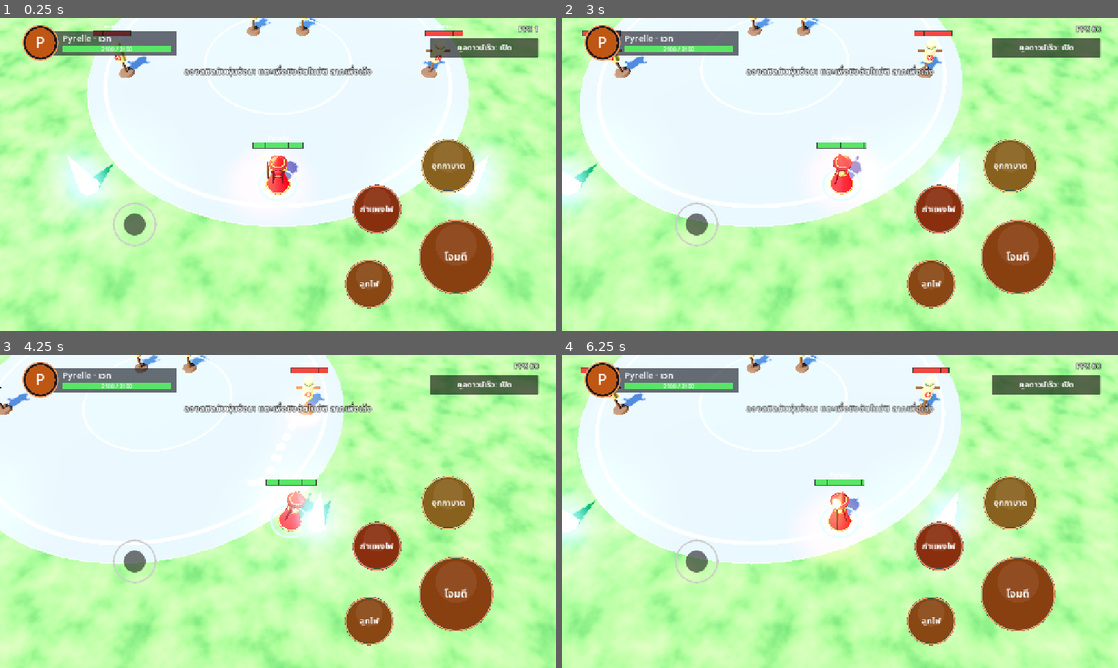
Above: before the commit, frames 1-4 (two rows, left to right).
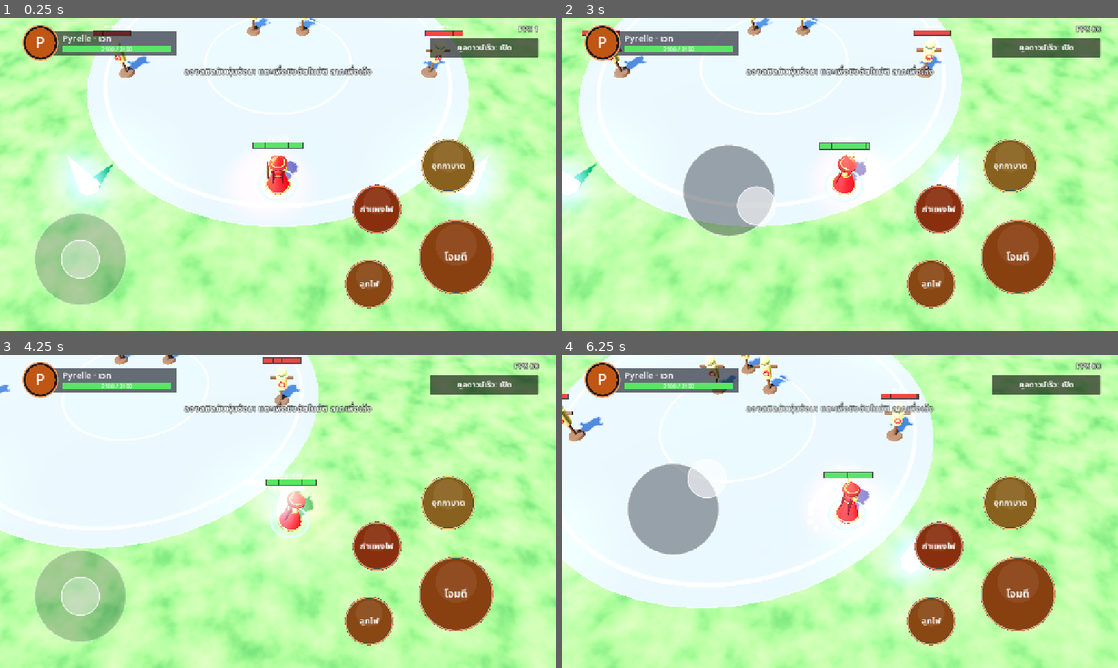
Above: after the commit, the same moments.

Repository: peerana0/poc-game
Game: Godot game, scene res://scenes/main.tscn
Two runs of this game, one before a commit and one after it. Both use one fixed random seed, a clock stepped at 60 frames per second and the inputs below.
Inputs (mouse positions are in pixels of both pictures, inside the frame that each line leads up to):
- Up to frame 1 (0.25 s): no input
- Up to frame 2 (3 s): click "คูลดาวน์เร็ว: เปิด" at 0.5 s; click "คูลดาวน์เร็ว: ปิด" at 1.25 s; tap Enter at 2 s; move the mouse to (962, 158) at 2.02 s; hold D (move_right) 2.03-2.75 s; hold Space (attack) 2.03-2.75 s; click (962, 158) at 2.17 s; drag from (728, 190) to (812, 237) at 2.77 s
- Up to frame 3 (4.25 s): move the mouse to (333, 442) at 3.52 s; hold D (move_right) from 3.53 s (still down); hold Space (attack) from 3.53 s (still down)
- Up to frame 4 (6.25 s): release D (move_right) at 4.25 s; release Space (attack) at 4.25 s; drag from (812, 574) to (673, 464) at 4.27 s; move the mouse to (1006, 558) at 5.02 s; hold A (move_left) 5.03-5.75 s; hold Space (attack) 5.03-5.75 s; drag from (673, 464) to (756, 433) at 5.77 s

The runs differ from the first frame. In frame 1, 4.1% of the frame differs, in the area x 6-29%, y 58-92%; in frame 2, 5.1%; in frame 3, 30%; in frame 4, 33%, in the area x 0-100%, y 0-100%.
Error before the commit: Invalid access to property or key 'changed' on a base object of type 'VirtualJoystick'. (res://scripts/game/player_controller.gd:21)

Commit message:
Rename joystick class to TouchJoystick to avoid Godot 4.7 clash
Godot 4.7 has a built-in VirtualJoystick node, so the script's
class_name failed to parse ("hides a native class"). The file keeps
its name so an updated copy can be unzipped over the old one.
Also renames a local variable in FireWall that shadowed Node3D.to_local.

Co-Authored-By: Claude Opus 5.5 <noreply@anthropic.com>
Claude-Session: https://claude.ai/code/session_01GKvEEbUWPte8RseNfAN92L

Diff:
--- a/scripts/heroes/pyrelle/fire_wall.gd
+++ b/scripts/heroes/pyrelle/fire_wall.gd
@@ -49,12 +49,12 @@
 
 func _damage_tick() -> void:
 	var half := skill.wall_length * 0.5
-	var to_local := global_transform.affine_inverse()
+	var world_to_wall := global_transform.affine_inverse()
 	for node in get_tree().get_nodes_in_group("units"):
 		var unit := node as Unit
 		if unit == null or not unit.is_alive() or not hero.is_enemy_of(unit):
 			continue
-		var local := to_local * unit.global_position
+		var local := world_to_wall * unit.global_position
 		if absf(local.x) <= half + unit.body_radius and absf(local.z) <= 0.6 + unit.body_radius:
 			unit.take_damage(skill.tick_damage, hero, "skill")
 			unit.apply_slow(skill.slow_multiplier, skill.tick_interval + 0.2)
--- a/scripts/ui/hud.gd
+++ b/scripts/ui/hud.gd
@@ -7,7 +7,7 @@
 const SIDE_MARGIN := 70.0
 
 var hero: Hero
-var joystick: VirtualJoystick
+var joystick: TouchJoystick
 var attack_button: SkillButton
 var skill_buttons: Array[SkillButton] = []
 var health_bars: HealthBars
@@ -34,7 +34,7 @@
 	health_bars.local_hero = hero
 	_root.add_child(health_bars)
 
-	joystick = VirtualJoystick.new()
+	joystick = TouchJoystick.new()
 	_place(joystick, Vector2(0.0, 1.0), Vector2(SIDE_MARGIN - 30.0, -470.0), Vector2(540.0, 450.0))
 	_root.add_child(joystick)
 
--- a/scripts/ui/virtual_joystick.gd
+++ b/scripts/ui/virtual_joystick.gd
@@ -1,6 +1,7 @@
-class_name VirtualJoystick
+class_name TouchJoystick
 extends Control
 ## Floating thumbstick: put a thumb anywhere in this area and drag to move.
+## (Not "VirtualJoystick": Godot 4.7 ships a built-in node with that name.)
 ## Handles its own touch index so it works alongside the skill buttons.
 
 signal changed(value: Vector2)
